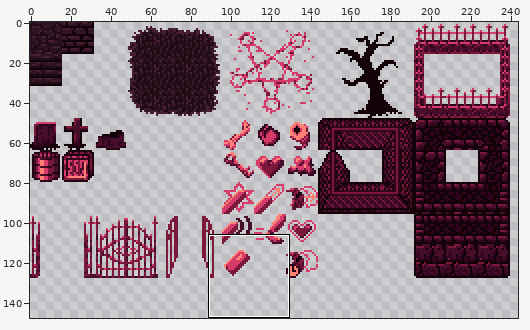
A pixel-art file gets an edit: ZarguufsGraveyardAdventure/Assets/Images/tilesheet1.aseprite. The picture above shows the old version from afar; the outline marks the close-up.
Close-up. First the earlier version:
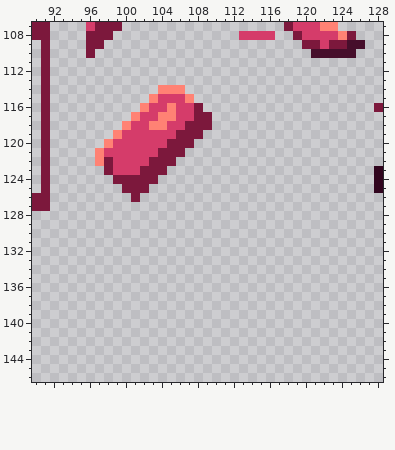
256x256 pixels, 1 frame. Shown: x 90..128, y 107..146. The wide view leaves out empty margins.
After the commit:
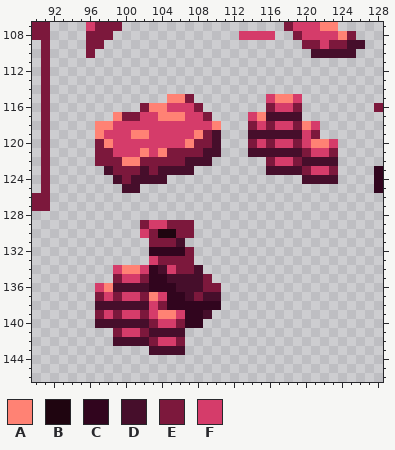
Palette (. is transparent): A #ff8274  B #1f0510  C #31051e  D #460e2b  E #7c183c  F #d53c6a
Diff:
Layer "Layer 2":
y 114: x 104..106 AAA -> ...
y 115: x 103..107 AFFFA -> ..AAE; x 116..119 .... -> FAAF
y 116: x 102..105 AFFA -> EAAF; x 116..119 .... -> EFFE
y 117: x 99..101 ..A -> AEE; x 106 F -> A; x 108 E -> F; x 114..119 ...... -> FADDDD
y 118: x 97..100 ...A -> AAFF; x 103..104 AA -> FF; x 107..110 EEE. -> FFFA; x 114..121 ........ -> EFEFFEAF
y 119: x 97..99 ..A -> AFF; x 101..102 FF -> AA; x 106..110 EEE.. -> FFAED; x 114..121 ........ -> DDDDDDFE
y 120: x 97 . -> E; x 105..110 EEE... -> FFAEED; x 114..123 .......... -> EFEFFEFAAF
y 121: x 97..98 AF -> EE; x 102 F -> A; x 104 E -> A; x 107..110 .... -> EEDD; x 114..123 .......... -> DDDDDDEFFE
y 122: x 97 A -> E; x 99..102 FFFF -> EAAE; x 106..109 .... -> EDDD; x 116..123 ........ -> EFFEDDDD
y 123: x 98..102 EFFFE -> DEEED; x 104..107 E... -> DDDD; x 116..123 ........ -> DDDDEFFE
y 124: x 99 E -> D; x 101..104 EEE. -> DDDD; x 120..123 .... -> DDDD
y 125: x 100..102 EEE -> DD.
y 126: x 101 E -> .
y 129: x 102..107 ...... -> EFFEEE
y 130: x 102..107 ...... -> FEBBEE
y 131: x 103..106 .... -> EEED
y 132: x 103..107 ..... -> CCCCE
y 133: x 103..107 ..... -> FEEEE
y 134: x 99..108 .......... -> FAAFCDFEED
y 135: x 99..109 ........... -> EFFECCDDDDE
y 136: x 97..110 .............. -> FADDDDCCCDDDEE
y 137: x 97..110 .............. -> EFEFFEAFCCDEDD
y 138: x 97..110 .............. -> DDDDDDFECCCCCC
y 139: x 97..109 ............. -> EFEFFEFAAFCCD
y 140: x 97..108 ............ -> DDDDDDEFFECC
y 141: x 99..106 ........ -> EFFEDDDD
y 142: x 99..106 ........ -> DDDDEFFE
y 143: x 103..106 .... -> DDDD
